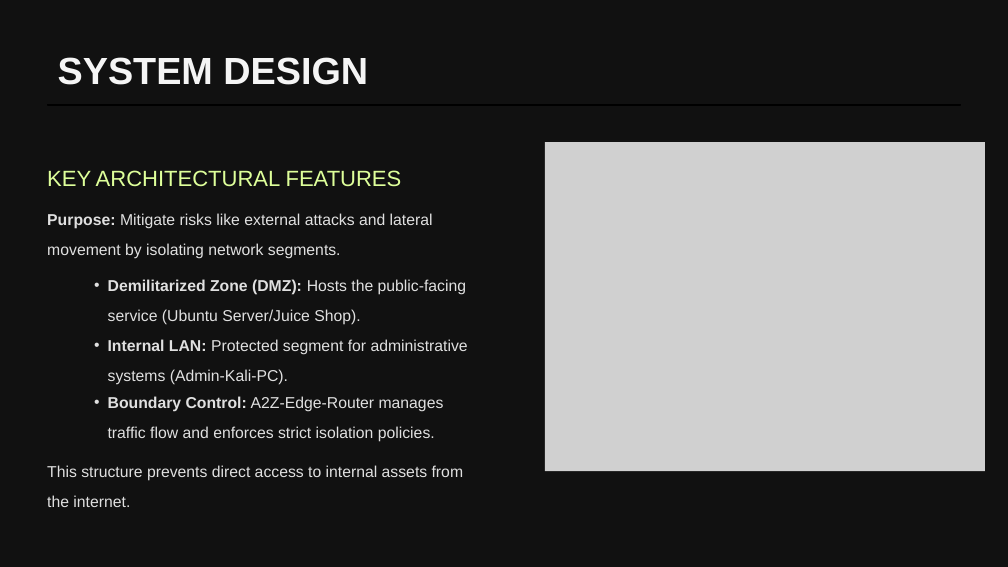
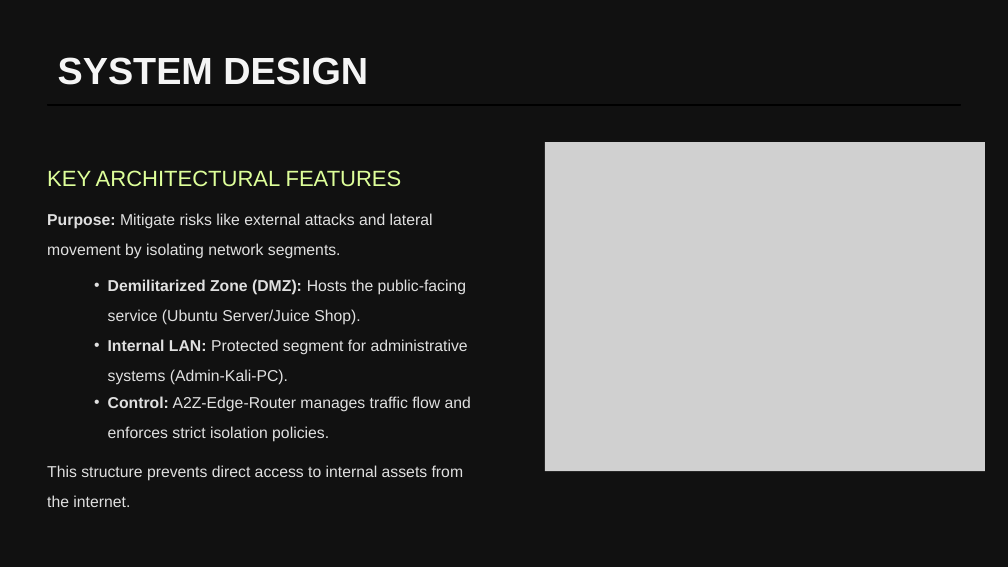
Before and after one commit to PatrickRogersSCSJ2100424/Cyber-Security-Report, a slide deck: slide 2 of SCSJ2100424_Presentation Slide_Sept-Dec 2025.pptx. Drawn at 1008x567 pixels with LibreOffice and Linux fonts; fonts in the diff are those of the drawing; grey boxes stand for pictures; background and template pictures are left out. Boxes give left, top, right and bottom in pixels: in the first picture for what was removed or moved away, otherwise in the second. Text is boxed around its words. In the diff, an @@ line names an element or a change of style, - is before the commit and + after.

```diff
--- a/SCSJ2100424_Presentation Slide_Sept-Dec 2025.pptx
+++ b/SCSJ2100424_Presentation Slide_Sept-Dec 2025.pptx
@@ text at box(108, 396, 471, 442): text changed @@
-  • Boundary Control: A2Z-Edge-Router manages traffic flow and enforces strict isolation policies.
+  • Control: A2Z-Edge-Router manages traffic flow and enforces strict isolation policies.
```
Also in this commit, not shown: 1 other slide changed, 1 slide removed, 2 other files.
